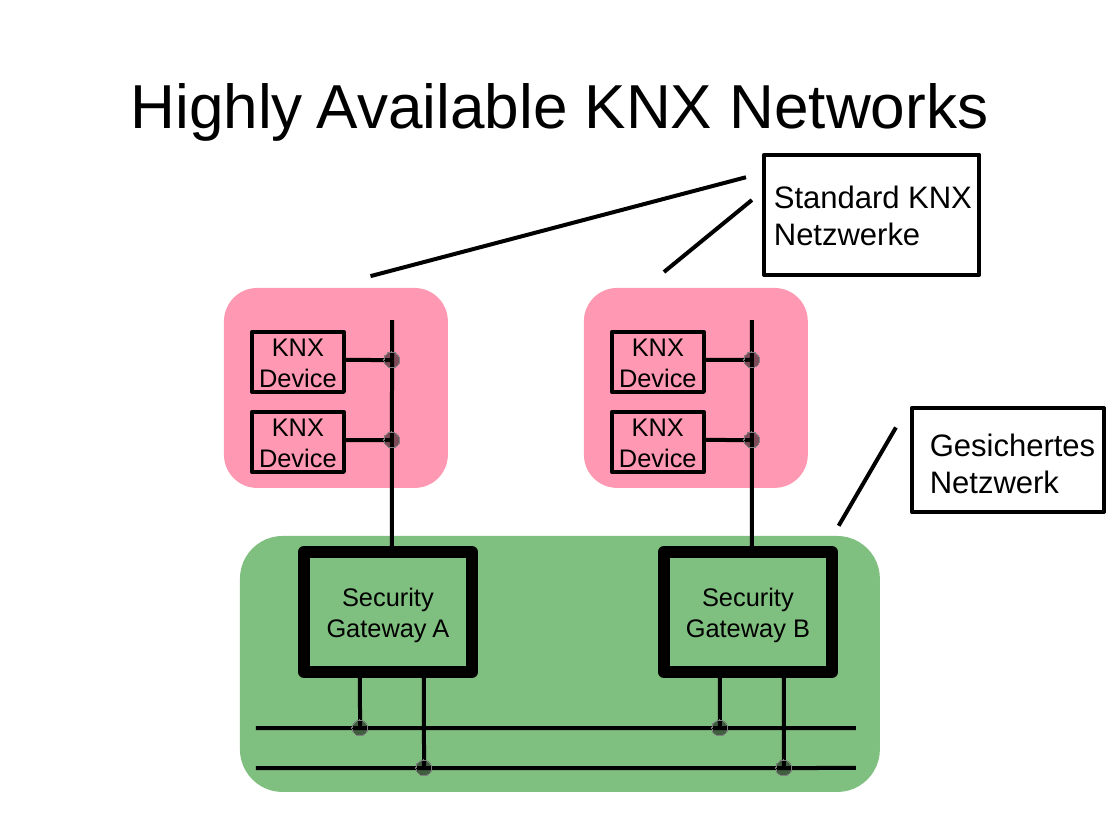
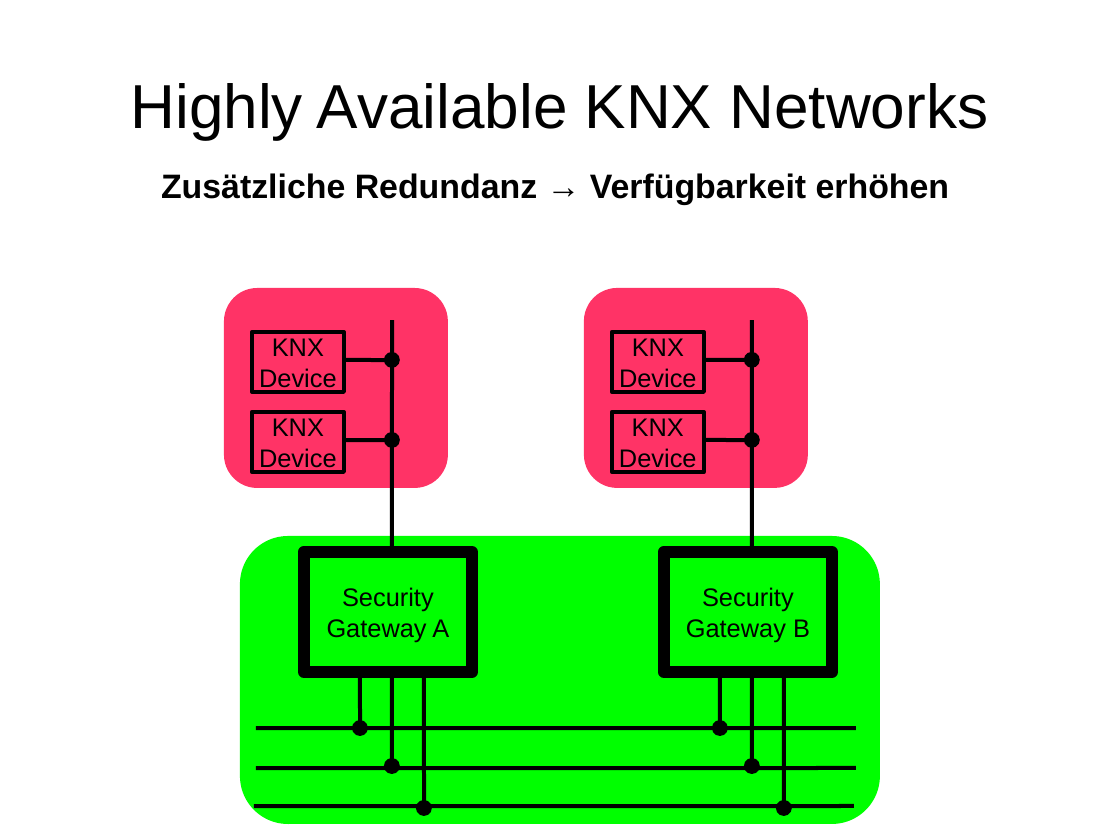
Before and after one commit to hglanzer/knxSec, a slide deck: slide 22 of Praesentation/KNX praesentation.odp (slide 16 before the commit). Drawn at 1120x840 pixels with LibreOffice and Linux fonts; fonts in the diff are those of the drawing; background and template pictures are left out. Boxes give left, top, right and bottom in pixels: in the first picture for what was removed or moved away, otherwise in the second. Text is boxed around its words. In the diff, an @@ line names an element or a change of style, - is before the commit and + after.

```diff
--- a/Praesentation/KNX praesentation.odp
+++ b/Praesentation/KNX praesentation.odp
@@ text added at <box>161,173,950,205</box>, 24 pt, text #000000, bold @@
+Zusätzliche Redundanz → Verfügbarkeit erhöhen
@@ border callout removed at <box>764,154,980,274</box> @@
@@ line removed from (752, 200) to (665, 272) @@
@@ text removed at <box>774,185,972,246</box> @@
-Standard KNX Netzwerke
@@ rounded rectangle at <box>224,288,447,488</box>: fill #FF3366 at 50% opacity to #FF3366 @@
@@ rounded rectangle at <box>584,288,808,488</box>: fill #FF3366 at 50% opacity to #FF3366 @@
@@ border callout removed at <box>913,409,1105,512</box> @@
@@ text removed at <box>930,433,1095,494</box> @@
-Gesichertes
-Netzwerk
@@ rounded rectangle: place and size @@
-rounded rectangle at <box>240,537,880,793</box>
+rounded rectangle at <box>240,537,880,824</box>
@@ rounded rectangle at <box>240,537,880,824</box>: fill #008000 at 50% opacity to #00FF00 @@
@@ line added from (424, 672) to (424, 806), #000000 2.83 pt @@
@@ line moved from (785, 672) - (785, 768) to (752, 670) - (752, 766) @@
@@ line added from (785, 672) to (785, 806), #000000 2.83 pt @@
@@ 2 ellipses, 1 line: place and size @@
-2 ellipses, 1 line at <box>416,672,793,776</box>
+2 ellipses, 1 line at <box>384,670,760,774</box>
@@ fill #000000 at 50% opacity to #000000; outline #808080 0 pt to none in 8 elements at <box>352,721,368,737</box>, <box>712,721,729,737</box>, <box>384,432,400,448</box>, <box>384,352,400,368</box>, <box>744,432,760,448</box>, <box>744,352,760,368</box>, <box>384,758,400,774</box>, <box>744,758,760,774</box> @@
@@ line added from (855, 806) to (254, 806), #000000 2.83 pt @@
@@ ellipse added at <box>416,800,432,816</box>, fill #000000 @@
@@ ellipse added at <box>776,800,793,816</box>, fill #000000 @@
```
Also in this commit, not shown: 13 other slides changed, 13 slides added, 4 slides removed, 33 other files.
